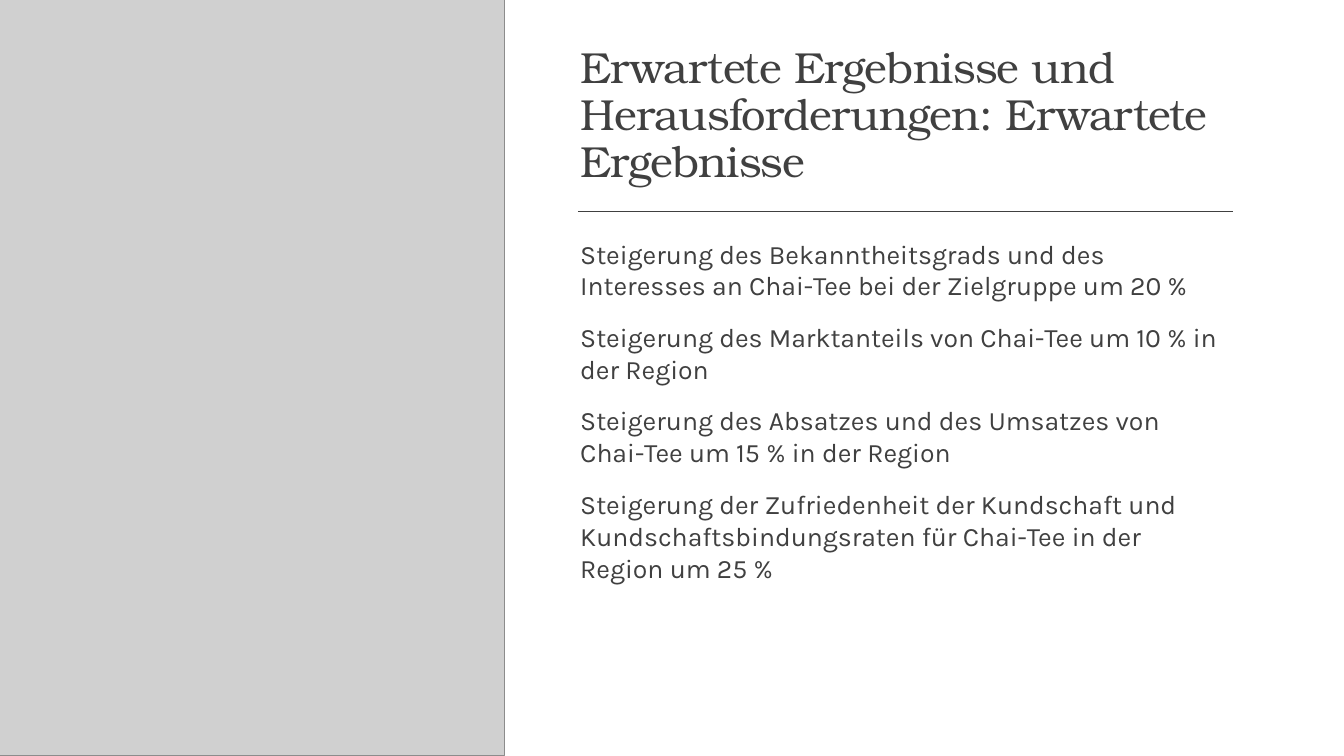
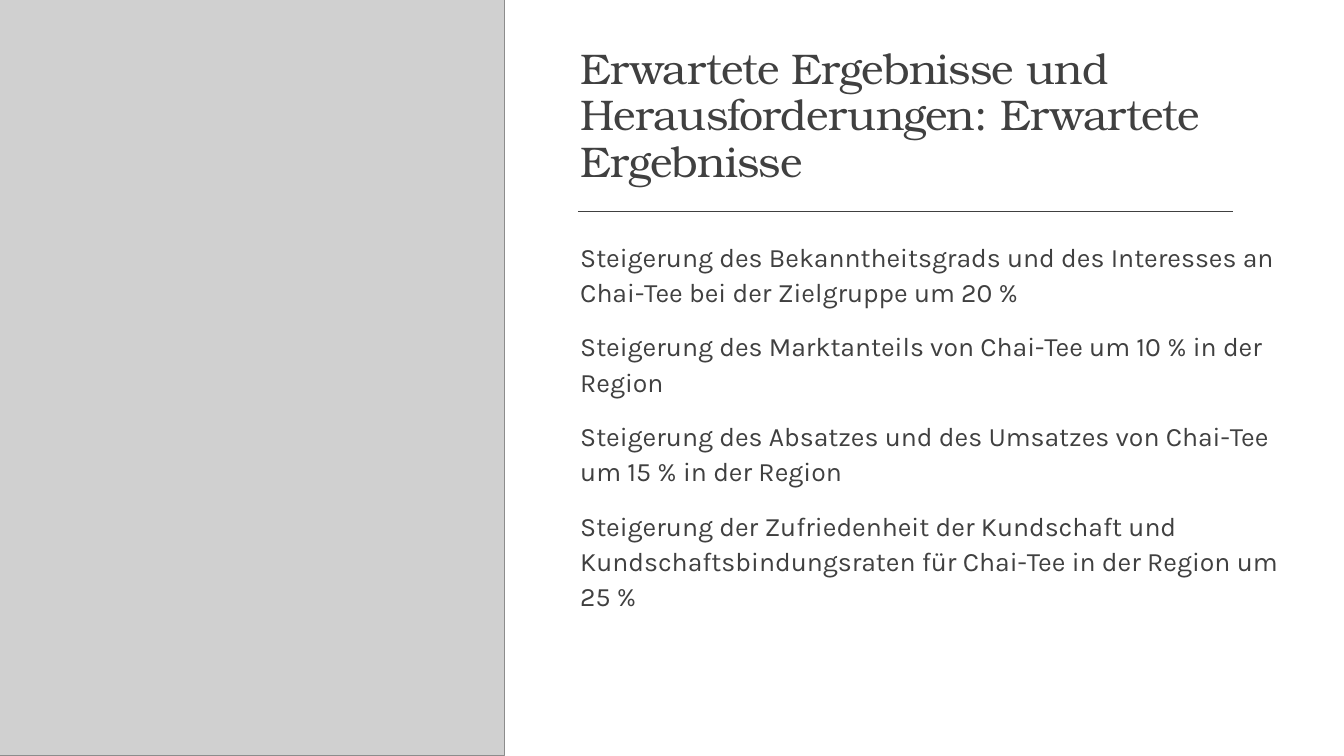
Before and after one commit to MicrosoftLearning/MS-4004-Empower-workforce-copilot-use-cases.de-de, a slide deck: slide 12 of ResourceFiles/Mystic Spice Premium Chai Market Analysis Presentation.pptx. Drawn at 1344x756 pixels with LibreOffice and Linux fonts; fonts in the diff are those of the drawing; grey boxes stand for pictures. Boxes give left, top, right and bottom in pixels: in the first picture for what was removed or moved away, otherwise in the second. Text is boxed around its words. In the diff, an @@ line names an element or a change of style, - is before the commit and + after.

```diff
--- a/ResourceFiles/Mystic Spice Premium Chai Market Analysis Presentation.pptx
+++ b/ResourceFiles/Mystic Spice Premium Chai Market Analysis Presentation.pptx
@@ title "Erwartete Ergebnisse und Herausforderungen: Erwartete ..." at [580, 53, 1200, 187]: size 31 to 30.6 pt @@
@@ text "Steigerung des Bekanntheitsgrads und des ..." at [580, 248, 1278, 607]: line spacing 1 to 1.1 @@
```
Also in this commit, not shown: 12 other slides changed, 18 other files.
